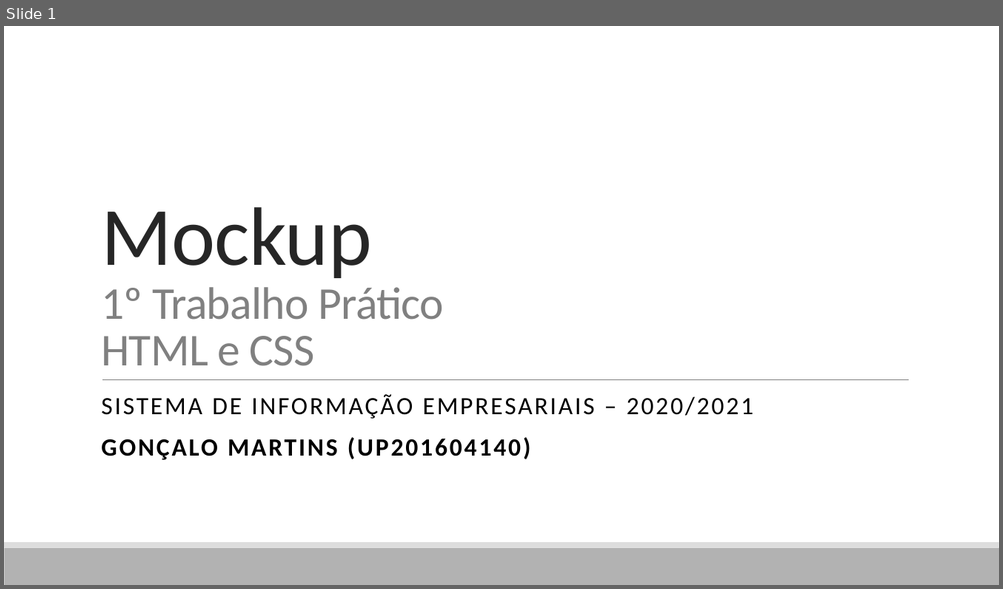
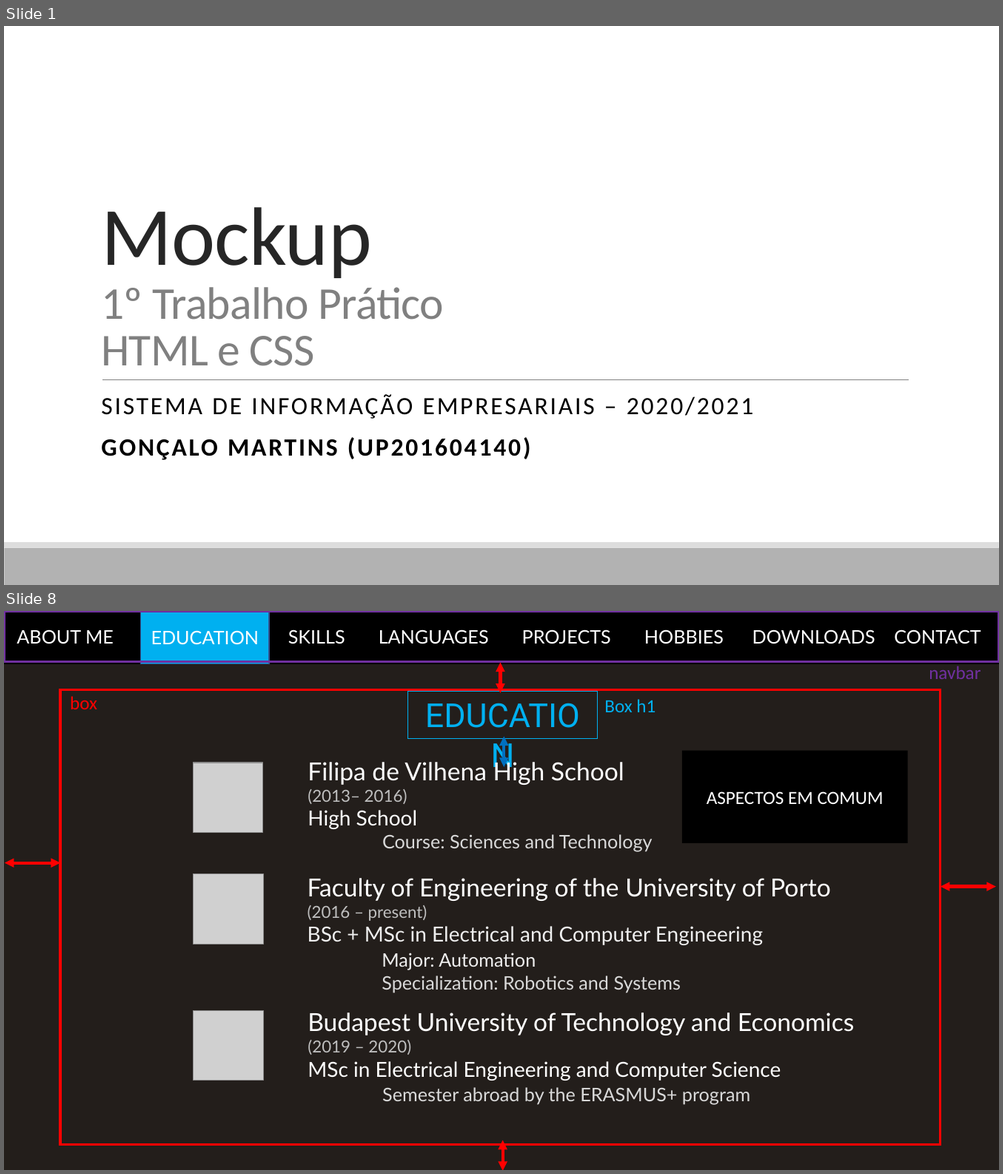
Before and after one commit to GoncaloMartins10/MyFirstHTML, a slide deck: dl/mockup.pptx. Shown one above the other, each under a label of ours: slide 1 before the commit, slides 1 and 8 after it; the slides between them are not shown. The pictures are 1003x589 and 1003x1174 pixels, drawn with LibreOffice and Linux fonts; fonts in the diff are those of the drawing; grey boxes stand for pictures. Boxes give left, top, right and bottom in pixels: in the first picture for what was removed or moved away, otherwise in the second. Text is boxed around its words. In the diff, an @@ line names an element or a change of style, - is before the commit and + after.

```diff
--- a/dl/mockup.pptx
+++ b/dl/mockup.pptx
@@ slide 8 added at <box>4,611,999,1170</box>, background #231E1B @@
@@ rectangle added at <box>4,611,999,664</box>, fill #000000, 18 pt, text #FFFFFF @@
+ABOUT ME EDUCATION SKILLS LANGUAGES PROJECTS HOBBIES DOWNLOADS CONTACT
@@ rectangle added at <box>4,612,999,662</box>, outline #7030A0 2.25 pt @@
@@ rectangle added at <box>141,611,269,664</box>, fill #00B0F0, outline #325491 1 pt, 18 pt, text #FFFFFF @@
+EDUCATION
@@ double arrow added from (500, 663) to (500, 693), #FF0000 3 pt @@
@@ text added at <box>928,666,980,679</box>, 18 pt, text #7030A0 @@
+navbar
@@ rectangle added at <box>60,690,939,1145</box>, outline #FF0000 2.25 pt @@
@@ text added at <box>70,696,97,709</box>, 18 pt, text #FF0000 @@
+box
@@ rectangle added at <box>407,691,597,738</box>, outline #00B0F0 0.75 pt, 32 pt, text #00B0F0 @@
+EDUCATION
@@ text added at <box>604,699,655,712</box>, 18 pt, text #00B0F0 @@
+Box h1
@@ double arrow added from (504, 736) to (504, 767), #0070C0 3 pt @@
@@ picture added at <box>193,763,263,832</box> @@
@@ text added at <box>307,759,652,852</box>, 18 pt, text #FFFFFF @@
+  Filipa de Vilhena High School
+  (2013– 2016)
+  High School
+  Course: Sciences and Technology
@@ rectangle added at <box>683,751,908,843</box>, fill #000000, 18 pt, text #FFFFFF @@
+ASPECTOS EM COMUM
@@ double arrow added from (60, 863) to (5, 863), #FF0000 3 pt @@
@@ picture added at <box>193,874,263,945</box> @@
@@ text added at <box>307,878,831,993</box>, 18 pt, text #EFEFEF @@
+  Faculty of Engineering of the University of Porto
+  (2016 – present)
+  BSc + MSc in Electrical and Computer Engineering
+  Major: Automation
+  Specialization: Robotics and Systems
@@ double arrow added from (996, 887) to (940, 887), #FF0000 3 pt @@
@@ picture added at <box>193,1011,264,1081</box> @@
@@ text added at <box>307,1013,854,1105</box>, 20 pt, text #FFFFFF @@
+  Budapest University of Technology and Economics
+  (2019 – 2020)
+  MSc in Electrical Engineering and Computer Science
+  Semester abroad by the ERASMUS+ program
@@ double arrow added from (503, 1141) to (503, 1170), #FF0000 3 pt @@
```
Also in this commit, not shown: 22 other slides added, 2 other files.
